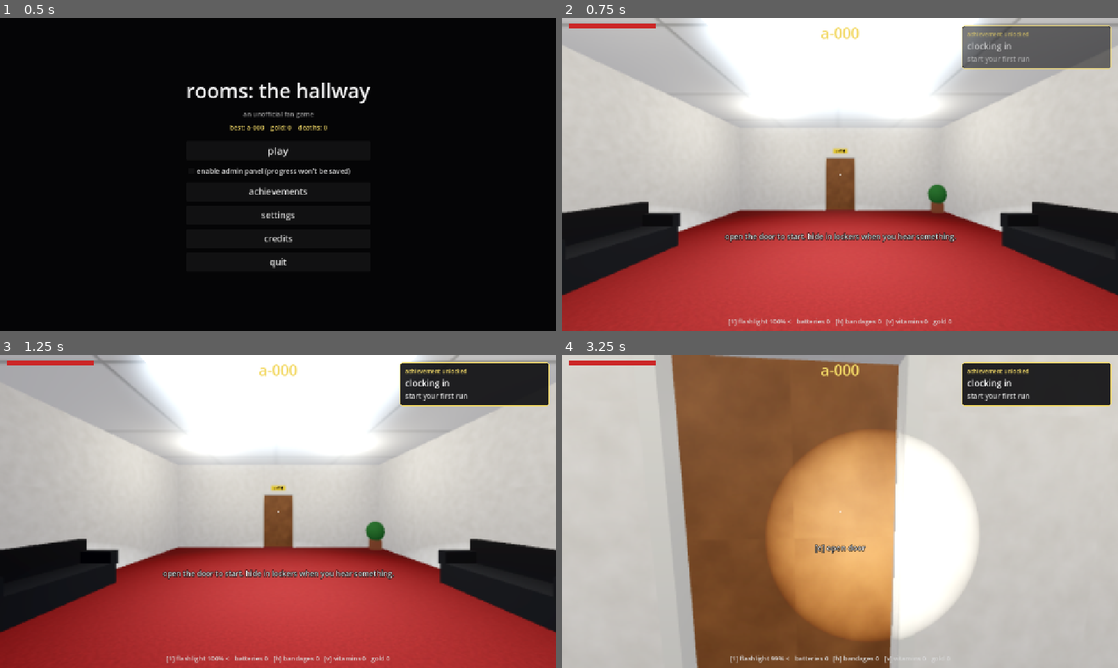
Above: before the commit, frames 1-4 (two rows, left to right).
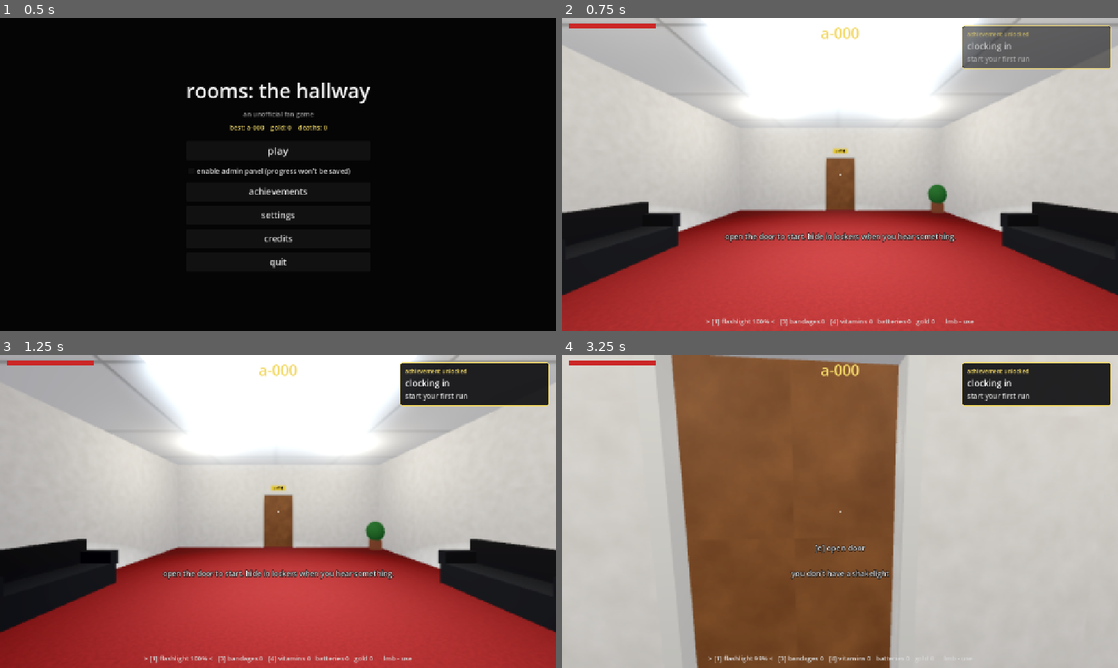
Above: after the commit, the same moments.

Repository: jhu7600codes/dir-projects
Game: Godot game, scene res://scenes/main_menu.tscn
Two runs of this game, one before a commit and one after it. Both use one fixed random seed, a clock stepped at 60 frames per second and the inputs below.
Inputs (mouse positions are in pixels of both pictures, inside the frame that each line leads up to):
- Up to frame 1 (0.5 s): no input
- Up to frame 2 (0.75 s): click "play" at 0.5 s
- Up to frame 3 (1.25 s): no input
- Up to frame 4 (3.25 s): tap Enter at 1.25 s; move the mouse to (867, 511) at 1.27 s; hold F (flashlight, bound only before the commit) 1.28-2.03 s; hold W (move_forward) from 1.28 s (still down); click (867, 511) at 1.42 s; tap Space (jump) at 1.52, 2.27 s; tap E (interact) at 1.55, 2.1 s; move the mouse to (812, 511) at 2.02 s; click (812, 511) at 2.17 s; tap 1 (slot_flashlight, bound only before the commit) at 2.3 s; move the mouse to (851, 505) at 2.77 s; hold 1 (slot_flashlight, bound only before the commit) from 2.78 s (still down); click (851, 505) at 2.92 s; tap 2 (slot_shakelight, bound only before the commit) at 3.05 s

Frame 1 is identical in both runs. In frame 2, 0.4% of the frame differs, in the area x 25-74%, y 95-99%; in frame 3, 0.5%; in frame 4, 20%, in the area x 26-75%, y 24-99%.

Commit message:
Use every item with left click, pick items with 1-4 or the scroll wheel
Flashlight, shakelight, bandages and vitamins are now a hotbar. Left click
(gamepad y/rb, touch 'item') uses the held item, 1-4 / scroll / dpad /
touch 'swap' picks it. Fake clicks from touch taps are ignored.

Co-Authored-By: Claude Opus 5.5 <noreply@anthropic.com>
Claude-Session: https://claude.ai/code/session_0199qGiBZCTPzV4D1wckxNrd

Diff:
--- a/rooms/scripts/autoload/settings.gd
+++ b/rooms/scripts/autoload/settings.gd
@@ -108,11 +108,14 @@
 	_add("crouch", [_key(KEY_C), _key(KEY_CTRL), _btn(JOY_BUTTON_B)])
 	_add("jump", [_key(KEY_SPACE), _btn(JOY_BUTTON_A)])
 	_add("interact", [_key(KEY_E), _btn(JOY_BUTTON_X)])
-	_add("flashlight", [_key(KEY_F), _btn(JOY_BUTTON_Y)])
-	_add("slot_flashlight", [_key(KEY_1)])
-	_add("slot_shakelight", [_key(KEY_2), _btn(JOY_BUTTON_DPAD_UP)])
-	_add("use_bandage", [_key(KEY_H), _key(KEY_3), _btn(JOY_BUTTON_DPAD_LEFT)])
-	_add("use_vitamins", [_key(KEY_V), _key(KEY_4), _btn(JOY_BUTTON_DPAD_RIGHT)])
+	# every item is used with left click; 1-4 or the scroll wheel picks which one you hold
+	_add("use_item", [_mouse(MOUSE_BUTTON_LEFT), _btn(JOY_BUTTON_Y), _btn(JOY_BUTTON_RIGHT_SHOULDER)])
+	_add("slot_1", [_key(KEY_1)])
+	_add("slot_2", [_key(KEY_2)])
+	_add("slot_3", [_key(KEY_3)])
+	_add("slot_4", [_key(KEY_4)])
+	_add("item_next", [_mouse(MOUSE_BUTTON_WHEEL_DOWN), _btn(JOY_BUTTON_DPAD_RIGHT)])
+	_add("item_prev", [_mouse(MOUSE_BUTTON_WHEEL_UP), _btn(JOY_BUTTON_DPAD_LEFT)])
 	_add("pause", [_key(KEY_ESCAPE), _key(KEY_P), _btn(JOY_BUTTON_START)])
 	_add("admin_panel", [_key(KEY_F1), _key(KEY_QUOTELEFT), _btn(JOY_BUTTON_BACK)])
 
@@ -130,6 +133,12 @@
 	return e
 
 
+func _mouse(b: MouseButton) -> InputEventMouseButton:
+	var e := InputEventMouseButton.new()
+	e.button_index = b
+	return e
+
+
 func _btn(b: JoyButton) -> InputEventJoypadButton:
 	var e := InputEventJoypadButton.new()
 	e.button_index = b
--- a/rooms/scripts/game_world.gd
+++ b/rooms/scripts/game_world.gd
@@ -97,7 +97,7 @@
 func _on_door_changed(n: int) -> void:
 	_apply_darkness(n)
 	if n == 30 and player.inventory.has_flashlight and not player.lights.flashlight_on:
-		hud.notify("it's getting darker. " + ("tap light" if Settings.use_touch() else "press f") + " for your flashlight")
+		hud.notify("it's getting darker. " + ("tap item" if Settings.use_touch() else "left click") + " for your flashlight")
 
 
 func _process(delta: float) -> void:
--- a/rooms/scripts/player/inventory.gd
+++ b/rooms/scripts/player/inventory.gd
@@ -36,7 +36,7 @@
 			p.notify("got a flashlight")
 		"shakelight":
 			has_shakelight = true
-			p.notify("got a shakelight - spam interact to charge it")
+			p.notify("got a shakelight - press 2, then spam left click to charge it" if not Settings.use_touch() else "got a shakelight - swap to it, then spam item to charge it")
 	if item != "gold":
 		Game.play_ui("pickup")
 	changed.emit()
--- a/rooms/scripts/player/player.gd
+++ b/rooms/scripts/player/player.gd
@@ -24,6 +24,9 @@
 var crouching := false
 var sprinting := false
 var current_locker: Locker = null
+## the hotbar: the item in your hand is used with left click
+const ITEMS := ["flashlight", "shakelight", "bandage", "vitamins"]
+var selected := "flashlight"
 var hud: Node = null  # set by the game scene
 
 var inventory: Inventory
@@ -115,20 +118,26 @@
 func _unhandled_input(event: InputEvent) -> void:
 	if dead:
 		return
+	# taps on a phone also send a fake left click, those must not use items
+	if event is InputEventMouseButton and event.device == InputEvent.DEVICE_ID_EMULATION:
+		return
 	if event is InputEventMouseMotion and Input.mouse_mode == Input.MOUSE_MODE_CAPTURED:
 		_look(event.relative * LOOK_SPEED)
 	elif event.is_action_pressed("interact"):
 		_on_interact()
-	elif event.is_action_pressed("flashlight") and not hidden:
-		lights.toggle_flashlight()
-	elif event.is_action_pressed("slot_flashlight"):
-		lights.equip("flashlight")
-	elif event.is_action_pressed("slot_shakelight"):
-		lights.equip("shakelight")
-	elif event.is_action_pressed("use_bandage"):
-		use_bandage()
-	elif event.is_action_pressed("use_vitamins"):
-		use_vitamins()
+	elif event.is_action_pressed("use_item"):
+		if Input.mouse_mode != Input.MOUSE_MODE_CAPTURED and not Settings.use_touch() and event is InputEventMouseButton:
+			Input.mouse_mode = Input.MOUSE_MODE_CAPTURED  # first click just grabs the mouse again
+		else:
+			use_item()
+	elif event.is_action_pressed("item_next"):
+		cycle_item(1)
+	elif event.is_action_pressed("item_prev"):
+		cycle_item(-1)
+	else:
+		for i in ITEMS.size():
+			if event.is_action_pressed("slot_%d" % (i + 1)):
+				select_item(ITEMS[i])
 
 
 func _look(rel: Vector2) -> void:
@@ -267,8 +276,6 @@
 		exit_locker()
 	elif _target and _target.hold_time <= 0.0:
 		_target.interact(self)
-	elif _target == null:
-		lights.shake()
 
 
 func press_interact() -> void:
@@ -355,6 +362,58 @@
 	health = minf(100.0, health + amount)
 
 
+func owns(item: String) -> bool:
+	match item:
+		"flashlight":
+			return inventory.has_flashlight
+		"shakelight":
+			return inventory.has_shakelight
+		"bandage":
+			return inventory.bandages > 0
+		"vitamins":
+			return inventory.vitamins > 0
+	return false
+
+
+func select_item(item: String) -> void:
+	if not owns(item):
+		notify("you don't have " + ("any " if item in ["bandage", "vitamins"] else "a ") + item + ("s" if item == "bandage" else ""))
+		return
+	selected = item
+	# lights only shine while you hold them
+	lights.equip(item if item in ["flashlight", "shakelight"] else "none")
+	if hud:
+		hud.notify(item)
+
+
+func cycle_item(dir: int) -> void:
+	var i := ITEMS.find(selected)
+	for k in ITEMS.size():
+		i = wrapi(i + dir, 0, ITEMS.size())
+		if owns(ITEMS[i]):
+			select_item(ITEMS[i])
+			return
+
+
+## left click: use whatever is in your hand
+func use_item() -> void:
+	if dead or _busy:
+		return
+	match selected:
+		"flashlight":
+			if not hidden:
+				lights.toggle_flashlight()
+		"shakelight":
+			lights.shake()
+		"bandage":
+			use_bandage()
+		"vitamins":
+			use_vitamins()
+	# used the last one: go back to something you still have
+	if not owns(selected):
+		cycle_item(-1)
+
+
 func use_bandage() -> void:
 	if health >= 100.0:
 		notify("you're already at full health")
--- a/rooms/scripts/player/player_lights.gd
+++ b/rooms/scripts/player/player_lights.gd
@@ -1,7 +1,7 @@
 class_name PlayerLights
 extends Node3D
 ## the flashlight (batteries, toggle with f) and the shakelight (green, dim, can't be
-## turned off, drains fast, charged by spamming interact, loud while charging).
+## turned off, drains fast, charged by spamming left click (use item), loud while charging).
 ## lives on the player's camera.
 
 const FLASH_DRAIN := 100.0 / 240.0   # a full battery lasts 4 minutes
--- a/rooms/scripts/ui/hud.gd
+++ b/rooms/scripts/ui/hud.gd
@@ -168,15 +168,21 @@
 	_stamina.visible = player.stamina < 99.0 or player.sprinting
 	var inv := player.inventory
 	var parts := []
-	if inv.has_flashlight:
-		parts.append("[1] flashlight %d%%" % int(inv.battery) + (" <" if player.lights.equipped == "flashlight" else ""))
-	if inv.has_shakelight:
-		parts.append("[2] shakelight %d%%" % int(inv.shake_charge) + (" <" if player.lights.equipped == "shakelight" else ""))
+	var names := {
+		"flashlight": "flashlight %d%%" % int(inv.battery) if inv.has_flashlight else "",
+		"shakelight": "shakelight %d%%" % int(inv.shake_charge) if inv.has_shakelight else "",
+		"bandage": "bandages %d" % inv.bandages,
+		"vitamins": "vitamins %d" % inv.vitamins,
+	}
+	for i in Player.ITEMS.size():
+		var item: String = Player.ITEMS[i]
+		if names[item] == "":
+			continue
+		var t: String = names[item] if Settings.use_touch() else "[%d] %s" % [i + 1, names[item]]
+		parts.append(("> " + t + " <") if player.selected == item else t)
 	parts.append("batteries %d" % inv.batteries)
-	parts.append("[h] bandages %d" % inv.bandages)
-	parts.append("[v] vitamins %d" % inv.vitamins)
 	parts.append("gold %d" % int(Save.data.gold))
-	_items.text = "   ".join(parts)
+	_items.text = "   ".join(parts) + ("" if Settings.use_touch() else "      lmb - use")
 	_update_star()
 
 
--- a/rooms/scripts/ui/touch_controls.gd
+++ b/rooms/scripts/ui/touch_controls.gd
@@ -42,10 +42,8 @@
 		["use", "interact", Vector2(bx, by), 58.0 * s, false],
 		["run", "sprint", Vector2(bx + side * 140 * s, by + 30 * s), 42.0 * s, true],
 		["duck", "crouch", Vector2(bx + side * 30 * s, by - 140 * s), 40.0 * s, true],
-		["light", "flashlight", Vector2(bx + side * 130 * s, by - 100 * s), 36.0 * s, false],
-		["shake", "slot_shakelight", Vector2(bx + side * 230 * s, by - 40 * s), 32.0 * s, false],
-		["heal", "use_bandage", Vector2(bx + side * 230 * s, by - 130 * s), 30.0 * s, false],
-		["vit", "use_vitamins", Vector2(bx + side * 150 * s, by - 200 * s), 30.0 * s, false],
+		["item", "use_item", Vector2(bx + side * 130 * s, by - 100 * s), 40.0 * s, false],
+		["swap", "item_next", Vector2(bx + side * 235 * s, by - 50 * s), 32.0 * s, false],
 		["||", "pause", Vector2(vs.x / 2 + 150, 34), 26.0, false],
 	]
 	if Game.admin:
Not shown, changed: rooms/README.md
